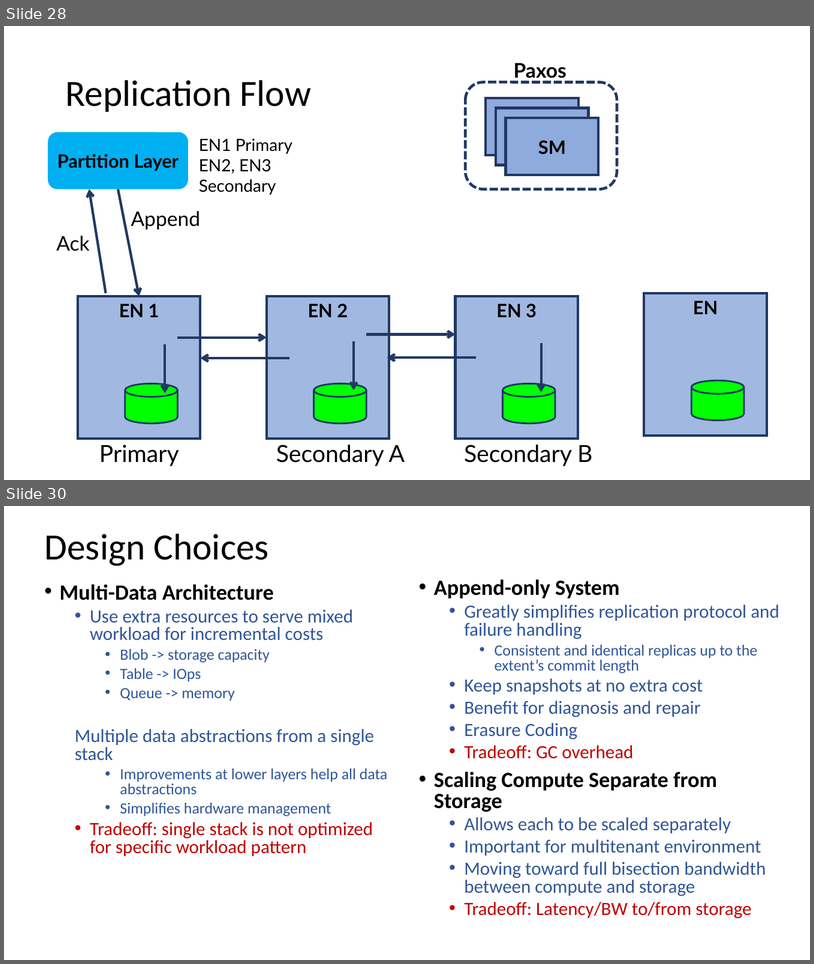
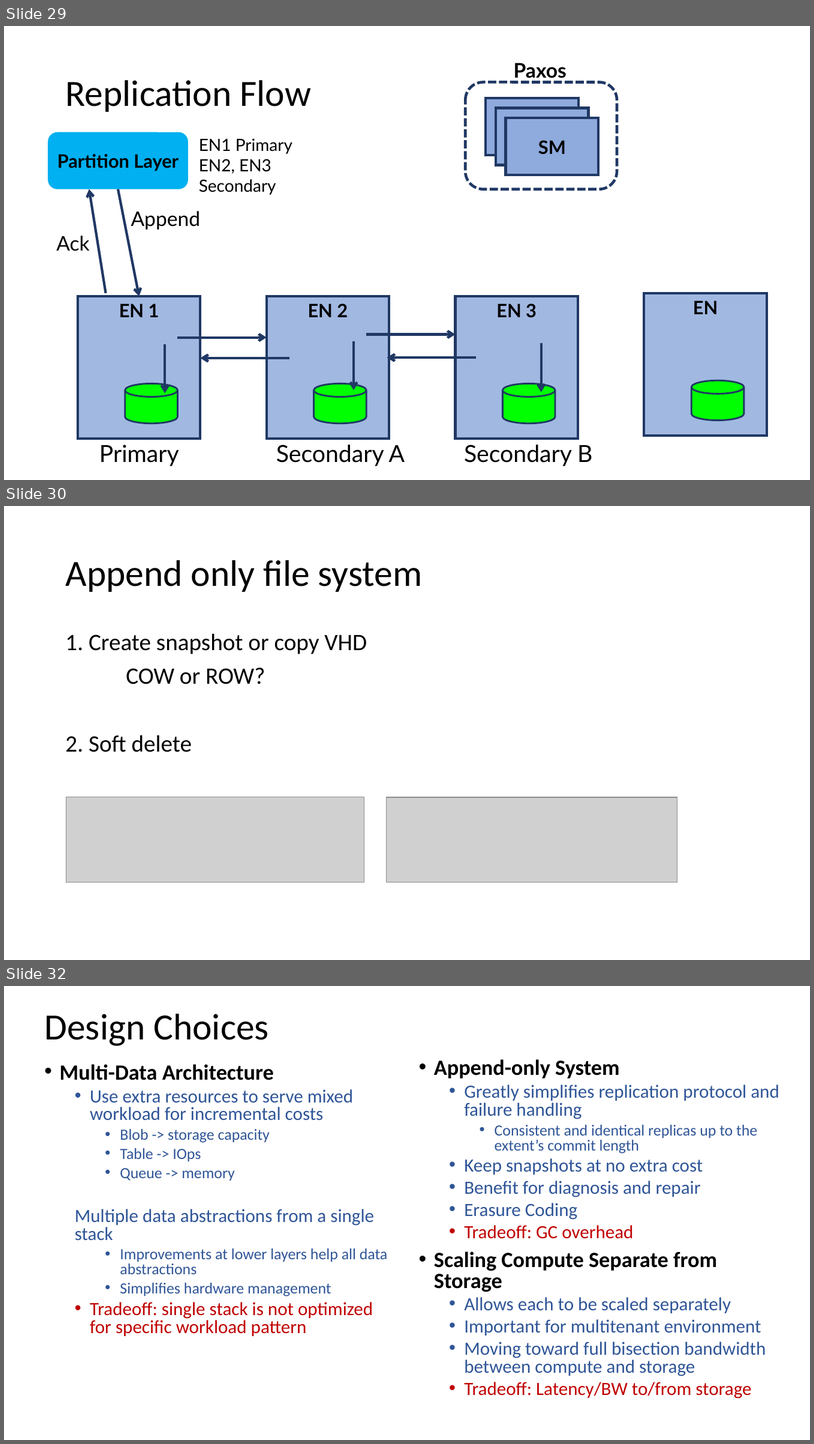
Before and after one commit to LoganZhao/Azure, a slide deck: WAS.pptx. Shown one above the other, each under a label of ours: slides 28 and 30 before the commit, slides 29, 30 and 32 after it; the slides between them are not shown. The pictures are 814x964 and 814x1444 pixels, drawn with LibreOffice and Linux fonts; fonts in the diff are those of the drawing; grey boxes stand for pictures. Boxes give left, top, right and bottom in pixels: in the first picture for what was removed or moved away, otherwise in the second. Text is boxed around its words. In the diff, an @@ line names an element or a change of style, - is before the commit and + after.

```diff
--- a/WAS.pptx
+++ b/WAS.pptx
@@ slide 30 added at [4, 506, 810, 960], background #FFFFFF @@
@@ title added at [65, 560, 423, 592], 44 pt, text #000000 @@
+Append only file system
@@ text added at [65, 633, 367, 752], 28 pt, text #000000 @@
+1. Create snapshot or copy VHD
+COW or ROW?
+2. Soft delete
@@ picture added at [66, 797, 365, 882] @@
@@ picture added at [386, 797, 678, 882] @@
@@ what was slide 28 is now slide 29 @@
@@ what was slide 30 is now slide 32 @@
```
Also in this commit, not shown: 10 slides changed, 2 other slides added.
